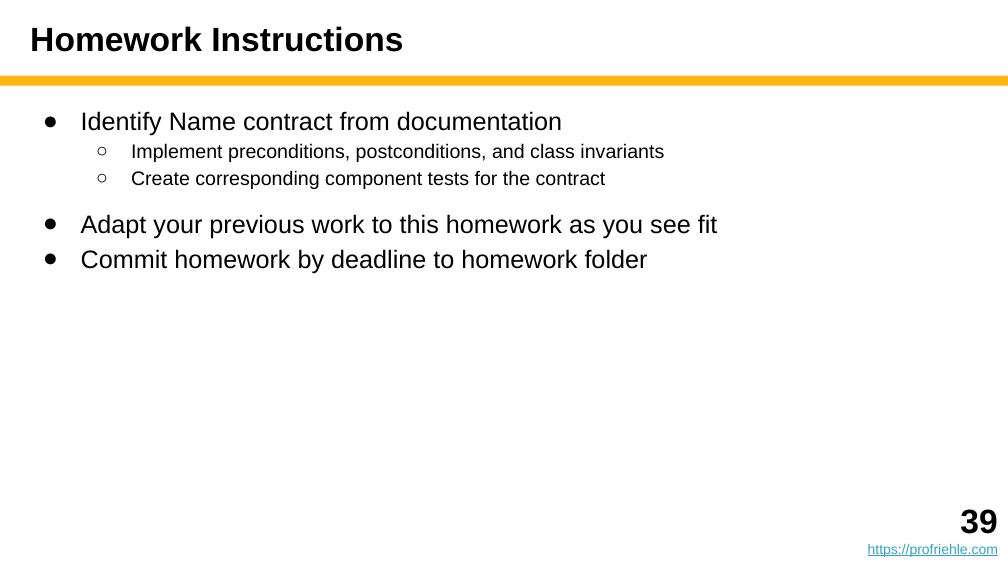
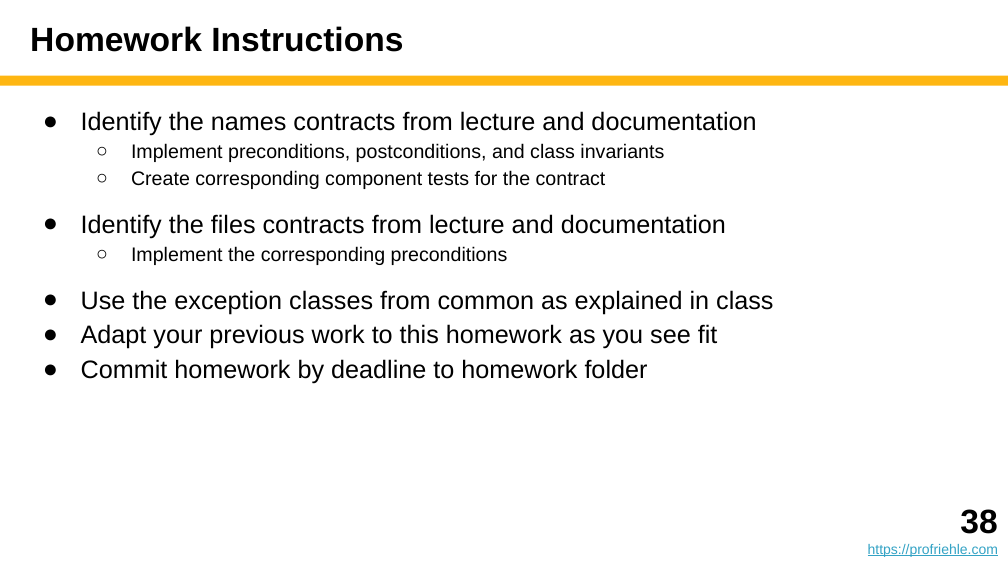
Before and after one commit to dirkriehle/adap-course, a slide deck: slide 38 of Lecture slides/ADAP B04 - Design by Contract.pptx (slide 39 before the commit). Drawn at 1008x567 pixels with LibreOffice and Linux fonts; fonts in the diff are those of the drawing. Boxes give left, top, right and bottom in pixels: in the first picture for what was removed or moved away, otherwise in the second. Text is boxed around its words. In the diff, an @@ line names an element or a change of style, - is before the commit and + after.

```diff
--- a/Lecture slides/ADAP B04 - Design by Contract.pptx
+++ b/Lecture slides/ADAP B04 - Design by Contract.pptx
@@ text at <box>81,111,756,136</box>: text changed @@
-● Identify Name contract from documentation
+● Identify the names contracts from lecture and documentation
@@ text at <box>81,214,773,314</box>: paragraphs added @@
+● Identify the files contracts from lecture and documentation
+  ○ Implement the corresponding preconditions
+● Use the exception classes from common as explained in class
@@ text at <box>81,324,718,349</box>: less space between paragraphs @@
@@ text at <box>960,509,997,534</box>: text changed @@
-39
+38
```
Also in this commit, not shown: 4 other slides changed, 1 slide added, 2 slides removed, 3 other files.
